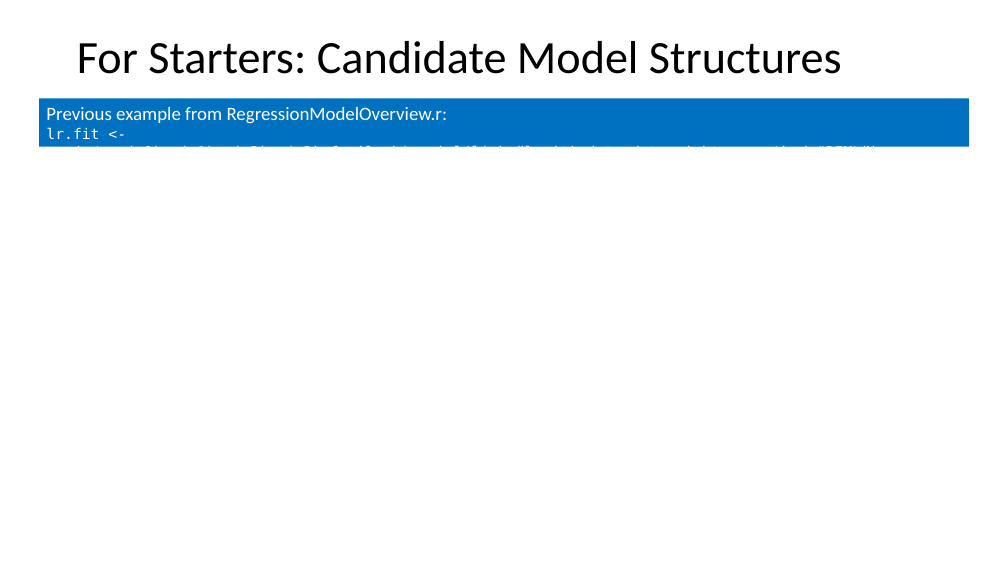
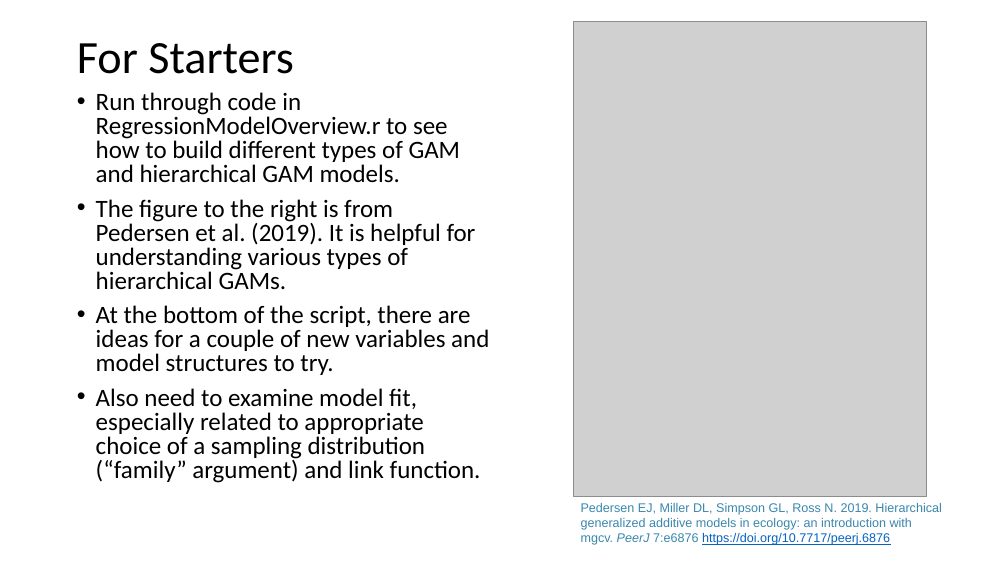
Before and after one commit to ELaBrecque-MMC/RegressionModelOverview, a slide deck: slide 14 of Notes/RegressionModelOverview.pptx. Drawn at 1008x567 pixels with LibreOffice and Linux fonts; fonts in the diff are those of the drawing; grey boxes stand for pictures. Boxes give left, top, right and bottom in pixels: in the first picture for what was removed or moved away, otherwise in the second. Text is boxed around its words. In the diff, an @@ line names an element or a change of style, - is before the commit and + after.

```diff
--- a/Notes/RegressionModelOverview.pptx
+++ b/Notes/RegressionModelOverview.pptx
@@ picture added at [573,22,926,496] @@
@@ title at [77,43,294,74]: text changed @@
-For Starters: Candidate Model Structures
+For Starters
@@ rectangle removed at [39,98,969,147] @@
-Previous example from RegressionModelOverview.r:
-lr.fit <- gam(y/n~s(x0)+s(x1)+s(x2)+s(x3),family=binomial(link=“logit),data=dat,weights=n,method="REML“)
@@ text added at [96,92,489,483], 23.8 pt, text #000000 @@
+• Run through code in RegressionModelOverview.r to see how to build different types of GAM and hierarchical GAM models.
+• The figure to the right is from Pedersen et al. (2019). It is helpful for understanding various types of hierarchical GAMs.
+• At the bottom of the script, there are ideas for a couple of new variables and model structures to try.
+• Also need to examine model fit, especially related to appropriate choice of a sampling distribution (“family” argument) and link function.
@@ text added at [581,503,941,545], 12 pt, text #3A87AD @@
+Pedersen EJ, Miller DL, Simpson GL, Ross N. 2019. Hierarchical generalized additive models in ecology: an introduction with mgcv. PeerJ 7:e6876 https://doi.org/10.7717/peerj.6876
```
Also in this commit, not shown: 1 other slide changed, 2 other files.
